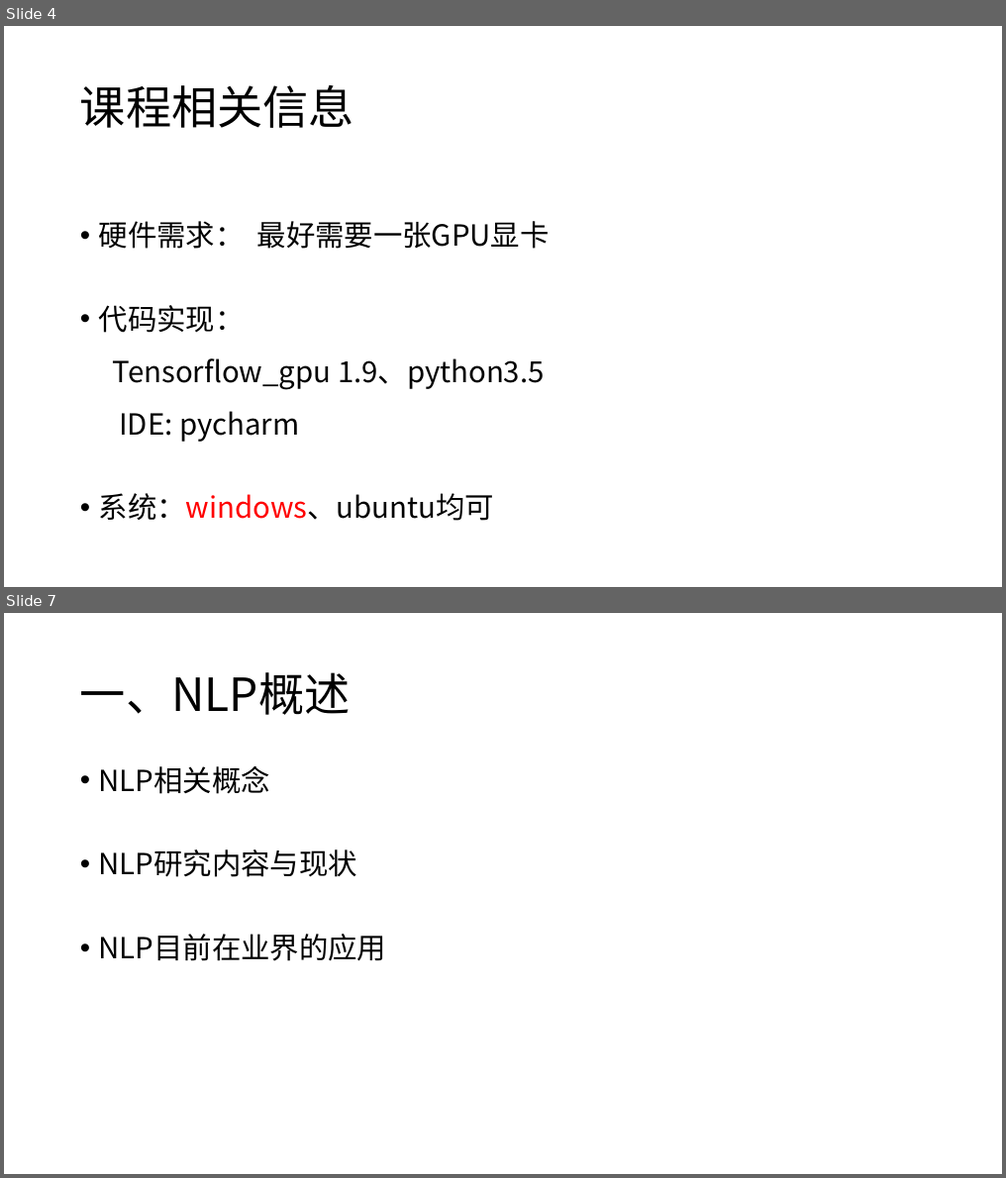
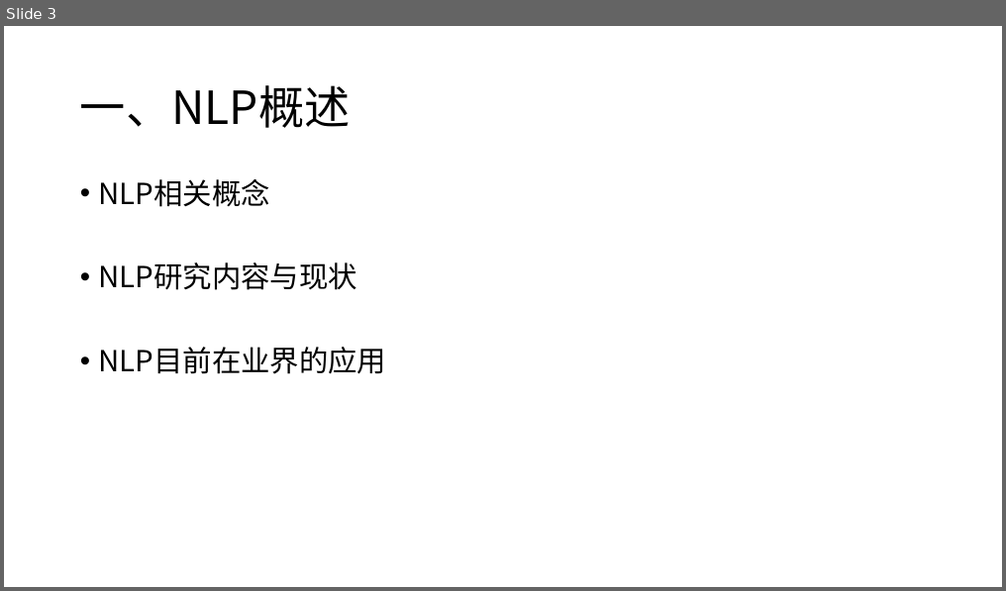
Before and after one commit to charlesXu86/Chatbot_CN, a slide deck: Chatbot_Doc/课程/NLP-5-词法分析.pptx. Shown one above the other, each under a label of ours: slides 4 and 7 before the commit, slide 3 after it; the slides between them are not shown. The pictures are 1006x1178 and 1006x591 pixels, drawn with LibreOffice and Linux fonts; fonts in the diff are those of the drawing. Boxes give left, top, right and bottom in pixels: in the first picture for what was removed or moved away, otherwise in the second. Text is boxed around its words. In the diff, an @@ line names an element or a change of style, - is before the commit and + after.

```diff
--- a/Chatbot_Doc/课程/NLP-5-词法分析.pptx
+++ b/Chatbot_Doc/课程/NLP-5-词法分析.pptx
@@ slide 4 removed at bbox=[4, 26, 1002, 587], background #FFFFFF @@
@@ title removed at bbox=[80, 85, 354, 128] @@
-课程相关信息
@@ text removed at bbox=[99, 221, 549, 521] @@
-• 硬件需求： 最好需要一张GPU显卡
-• 代码实现：
-Tensorflow_gpu 1.9、python3.5
-IDE: pycharm
-• 系统：windows、ubuntu均可
@@ what was slide 7 is now slide 3 @@
```
Also in this commit, not shown: 2 slides changed, 1 slide added, 3 other slides removed, 1 other file.
